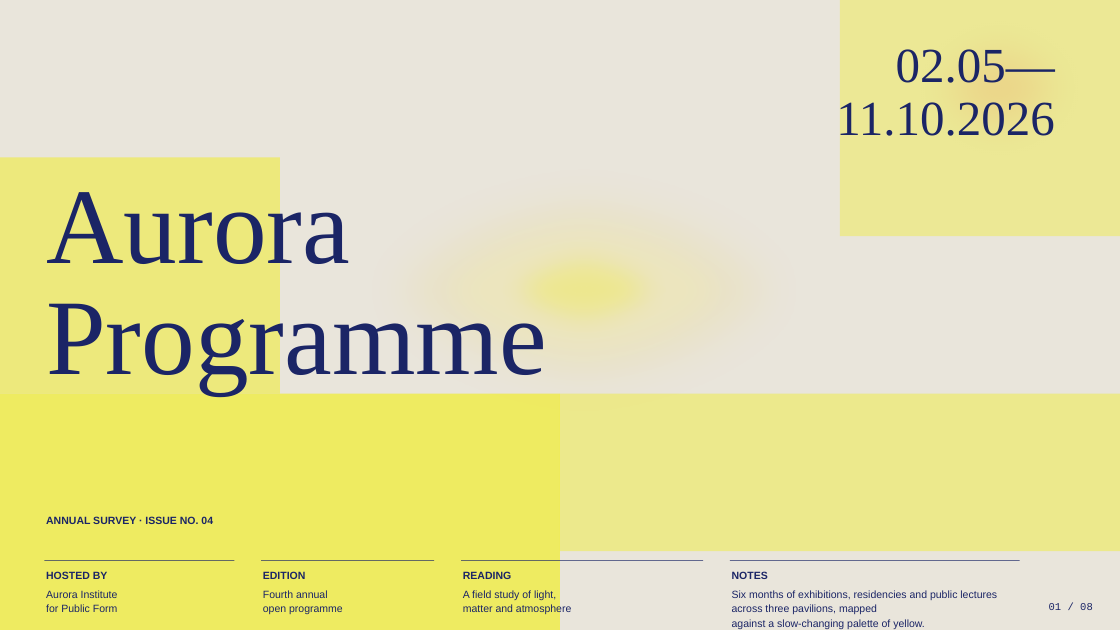
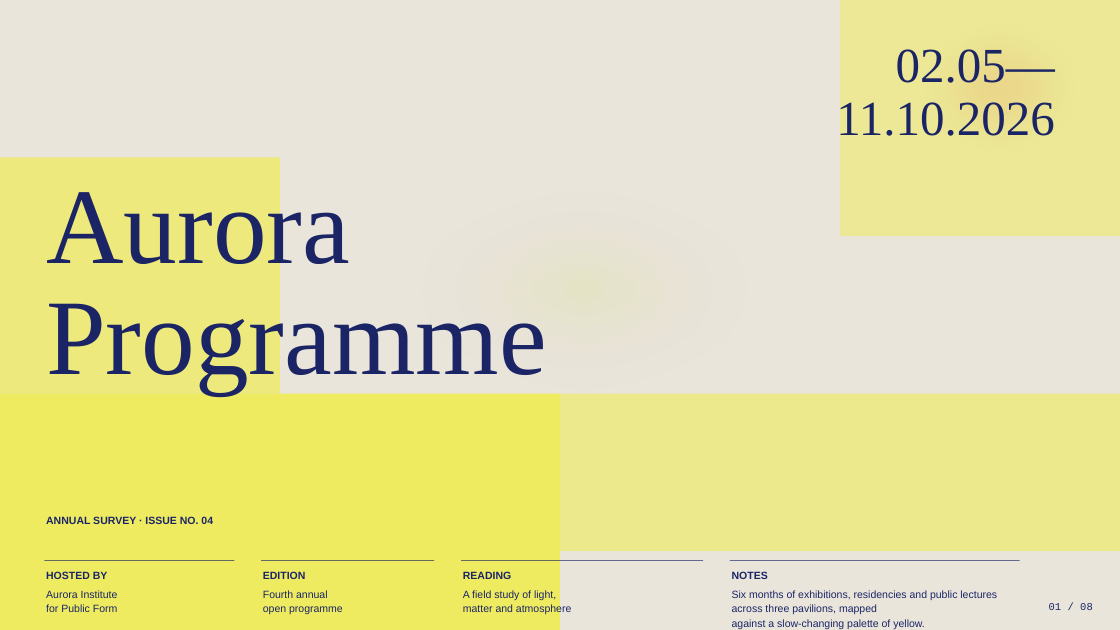
Before and after one commit to hustcer/pptx-nova, a slide deck: slide 1 of assets/examples/biennale-yellow/deck.pptx. Drawn at 1120x630 pixels with LibreOffice and Linux fonts; fonts in the diff are those of the drawing. Boxes give left, top, right and bottom in pixels: in the first picture for what was removed or moved away, otherwise in the second. Text is boxed around its words. In the diff, an @@ line names an element or a change of style, - is before the commit and + after.

Commit message:
chore: Improve biennale-yellow DeckKit

```diff
--- a/assets/examples/biennale-yellow/deck.pptx
+++ b/assets/examples/biennale-yellow/deck.pptx
@@ ellipse at (x1=344, y1=158, x2=823, y2=423): fill #F0DA7C at 18% opacity to #F0DA7C at 6% opacity @@
@@ ellipse added at (x1=373, y1=173, x2=795, y2=406), fill #F0DA7C at 4% opacity @@
@@ ellipse at (x1=402, y1=189, x2=765, y2=390): fill #F8F39B at 24% opacity to #F8F39B at 5% opacity @@
@@ ellipse added at (x1=431, y1=205, x2=738, y2=375), fill #F8F39B at 4% opacity @@
@@ ellipse added at (x1=457, y1=220, x2=711, y2=360), fill #F8F39B at 4% opacity @@
@@ ellipse resized from (x1=479, y1=232, x2=690, y2=349) to (x1=481, y1=233, x2=686, y2=346) @@
@@ ellipse at (x1=481, y1=233, x2=686, y2=346): fill #F1EE2E at 32% opacity to #F1EE2E at 4% opacity @@
@@ ellipse added at (x1=502, y1=245, x2=665, y2=334), fill #F1EE2E at 4% opacity @@
@@ ellipse added at (x1=522, y1=255, x2=646, y2=324), fill #F1EE2E at 3% opacity @@
@@ ellipse added at (x1=539, y1=265, x2=629, y2=315), fill #F1EE2E at 3% opacity @@
```
Also in this commit, not shown: 5 other files.
